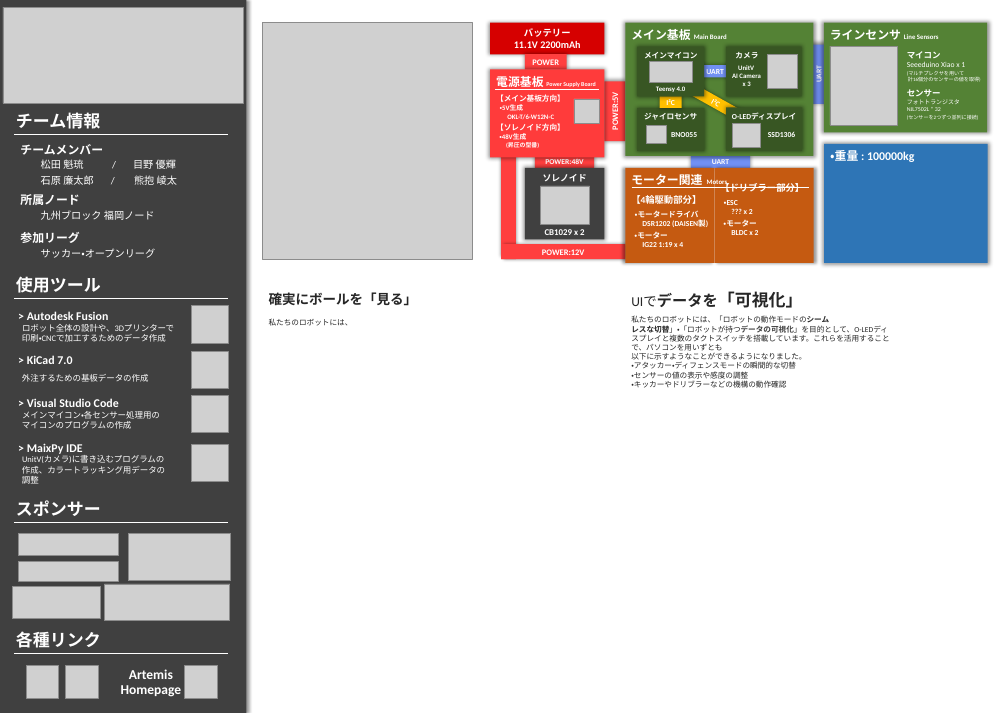
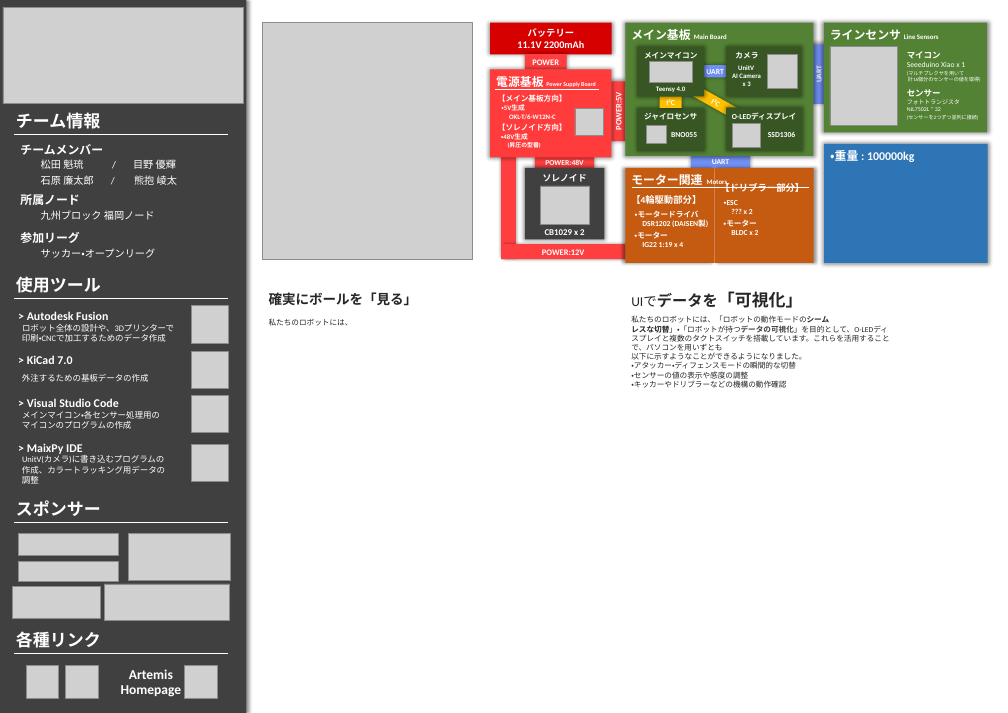
Before and after one commit to MUNAKATA-EPC/Artemis_2025, a slide deck: slide 1 of Common_Data/Tournaments_Data/01_KitakyusyuNode/PresentationSheet/presentation.pptx. Drawn at 1008x713 pixels with LibreOffice and Linux fonts; fonts in the diff are those of the drawing; grey boxes stand for pictures. Boxes give left, top, right and bottom in pixels: in the first picture for what was removed or moved away, otherwise in the second. Text is boxed around its words. In the diff, an @@ line names an element or a change of style, - is before the commit and + after.

Commit message:
ちょい微調整

```diff
--- a/Common_Data/Tournaments_Data/01_KitakyusyuNode/PresentationSheet/presentation.pptx
+++ b/Common_Data/Tournaments_Data/01_KitakyusyuNode/PresentationSheet/presentation.pptx
@@ rectangle "バッテリー": place and size @@
-rectangle "バッテリー" at bbox=[490, 23, 604, 54]
+rectangle "バッテリー" at bbox=[490, 23, 612, 54]
@@ rectangle "電源基板 Power Supply Board": place and size @@
-rectangle "電源基板 Power Supply Board" at bbox=[490, 70, 604, 158]
+rectangle "電源基板 Power Supply Board" at bbox=[490, 70, 612, 158]
@@ rectangle "POWER:5V": place and size @@
-rectangle "POWER:5V" at bbox=[605, 81, 626, 141]
+rectangle "POWER:5V" at bbox=[611, 81, 625, 141]
@@ picture: place and size @@
-picture at bbox=[574, 99, 599, 123]
+picture at bbox=[575, 109, 603, 136]
```
